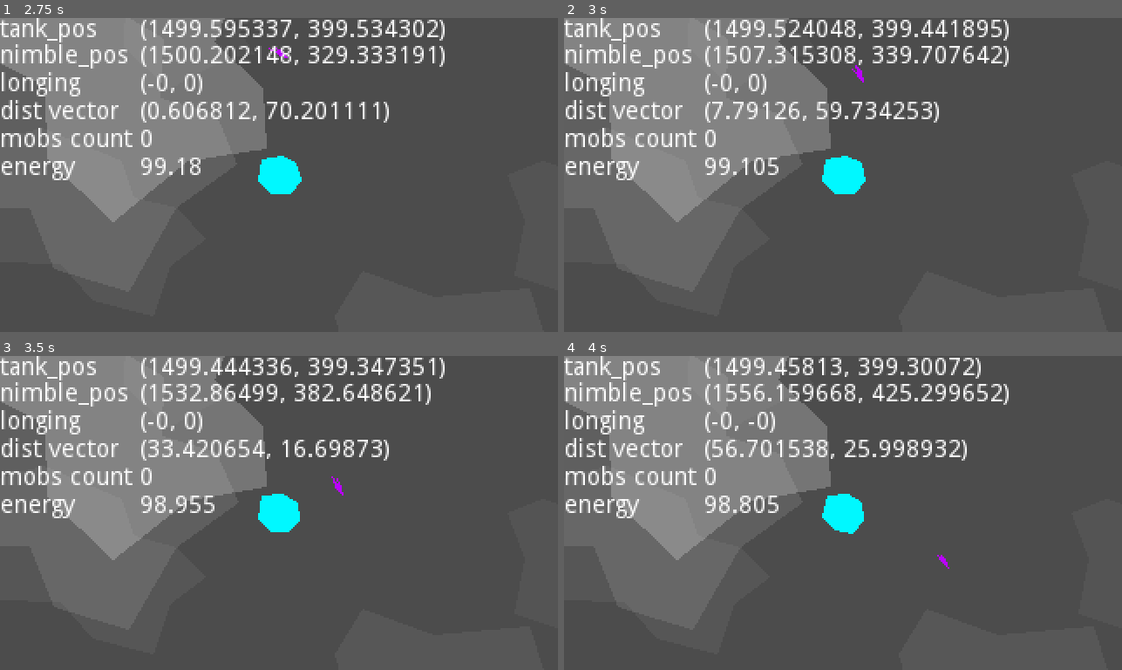
Above: before the commit, frames 1-4 (two rows, left to right).
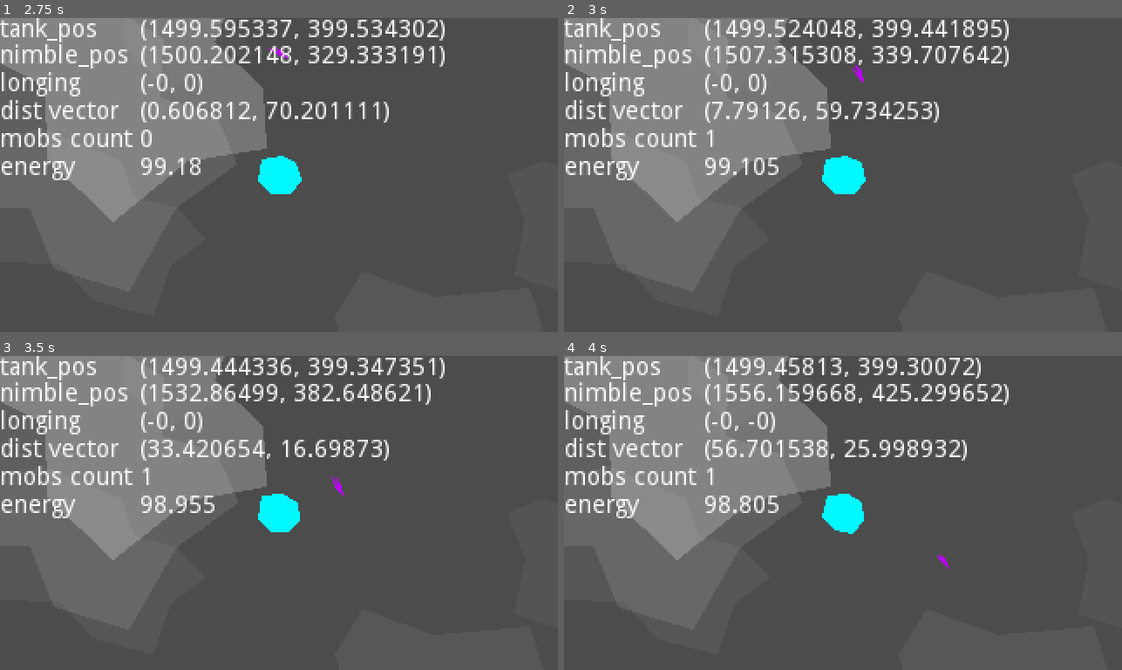
Above: after the commit, the same moments.

Repository: weresharks/krak-jam-2022
Game: Godot game, scene res://Main.tscn
The game is run twice, just before and just after one commit, with the same random seed, the same clock (stepped at 60 frames per second) and the same inputs.
Inputs:
- Up to frame 1 (2.75 s): hold D (nimble_right) 0.53-1.28 s; hold S (nimble_back) 1.28-2.03 s; hold D (nimble_right) from 2.03 s (still down)
- Up to frame 2 (3 s): release D (nimble_right) at 2.78 s; hold W (nimble_forward) from 2.78 s (still down)
- Up to frame 3 (3.5 s): keep holding W (nimble_forward)
- Up to frame 4 (4 s): release W (nimble_forward) at 3.53 s; hold A (nimble_left) from 3.53 s (still down)

Frame 1 is identical in both runs. In frame 2, less than 0.1% of the frame differs, in the area x 25-28%, y 35-42%; in frame 3, less than 0.1%; in frame 4, less than 0.1%.

Commit message:
temporarily differentiate looks

Diff:
--- a/game/BadMob.tscn
+++ b/game/BadMob.tscn
@@ -4,4 +4,5 @@
 [ext_resource path="res://BaseMob.tscn" type="PackedScene" id=2]
 
 [node name="BadMob" instance=ExtResource( 2 )]
+modulate = Color( 0.937255, 0.164706, 0, 1 )
 script = ExtResource( 1 )
--- a/game/GoodMob.tscn
+++ b/game/GoodMob.tscn
@@ -4,4 +4,5 @@
 [ext_resource path="res://BaseMob.tscn" type="PackedScene" id=2]
 
 [node name="GoodMob" instance=ExtResource( 2 )]
+modulate = Color( 1, 0.996078, 0, 1 )
 script = ExtResource( 1 )
--- a/game/Main.tscn
+++ b/game/Main.tscn
@@ -26,6 +26,6 @@
 [node name="Debug" parent="." instance=ExtResource( 4 )]
 
 [node name="MobTimer" type="Timer" parent="."]
-wait_time = 5.0
+wait_time = 3.0
 
 [connection signal="timeout" from="MobTimer" to="." method="_on_MobTimer_timeout"]
